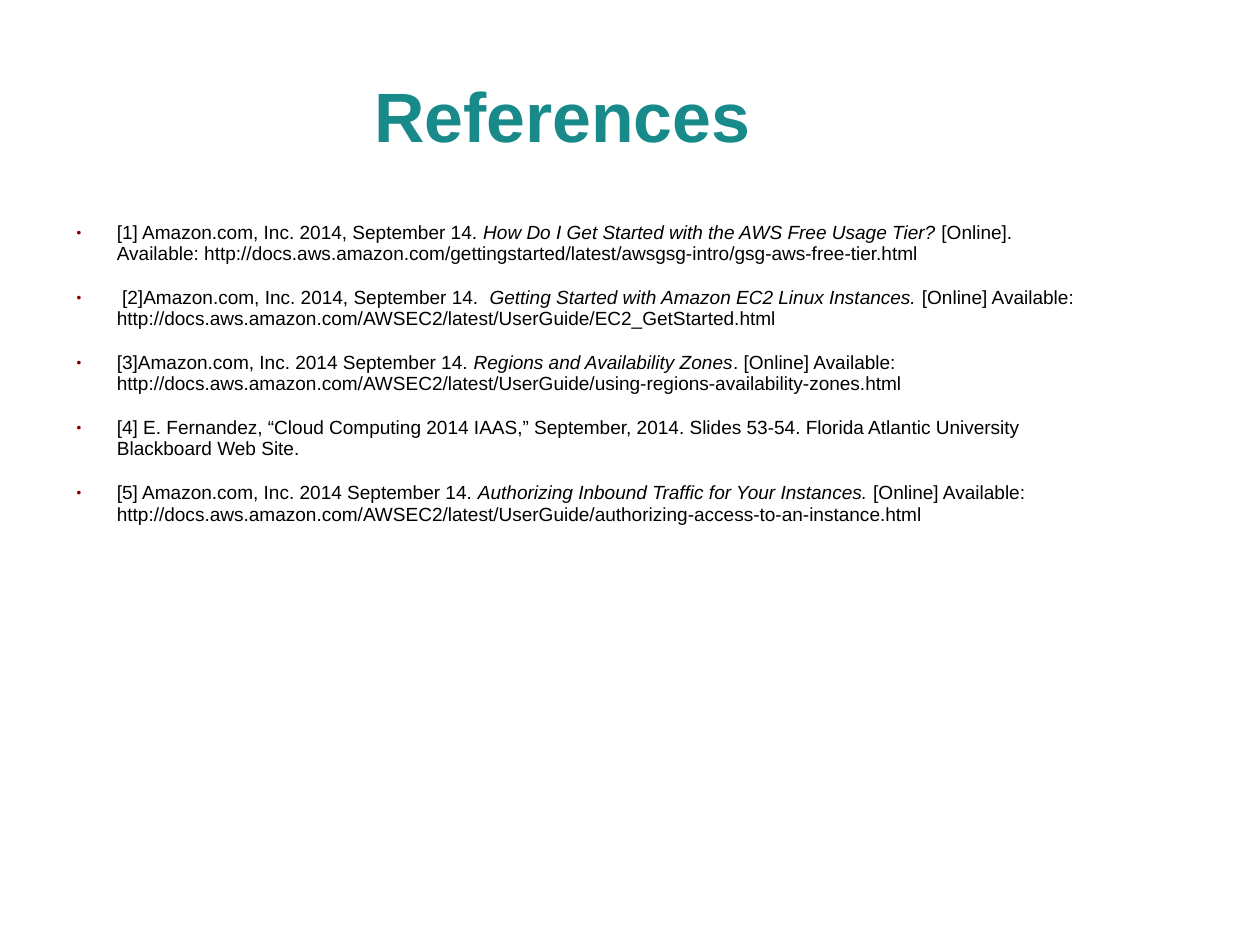
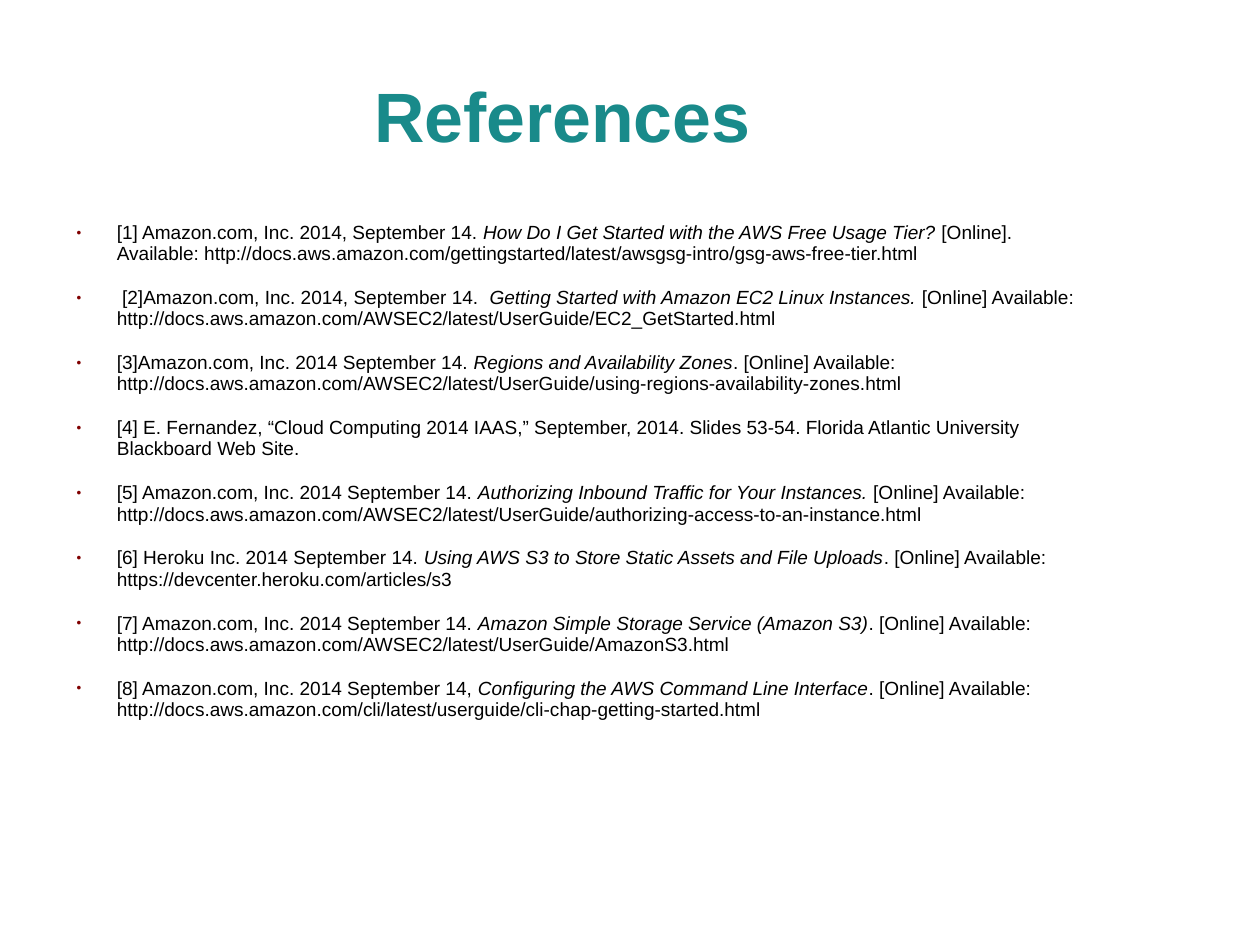
Before and after one commit to jhancock1975/cloud, a slide deck: slide 17 of assignment-1/assignment-1.ppt (slide 11 before the commit). Drawn at 1260x945 pixels with LibreOffice and Linux fonts; fonts in the diff are those of the drawing; background and template pictures are left out. Boxes give left, top, right and bottom in pixels: in the first picture for what was removed or moved away, otherwise in the second. Text is boxed around its words. In the diff, an @@ line names an element or a change of style, - is before the commit and + after.

```diff
--- a/assignment-1/assignment-1.ppt
+++ b/assignment-1/assignment-1.ppt
@@ text at (117, 550, 1046, 720): paragraphs added @@
+● [6] Heroku Inc. 2014 September 14. Using AWS S3 to Store Static Assets and File Uploads. [Online] Available: https://devcenter.heroku.com/articles/s3
+● [7] Amazon.com, Inc. 2014 September 14. Amazon Simple Storage Service (Amazon S3). [Online] Available: http://docs.aws.amazon.com/AWSEC2/latest/UserGuide/AmazonS3.html
+● [8] Amazon.com, Inc. 2014 September 14, Configuring the AWS Command Line Interface. [Online] Available: http://docs.aws.amazon.com/cli/latest/userguide/cli-chap-getting-started.html
```
Also in this commit, not shown: 4 other slides changed, 6 slides added, 1 other file.
